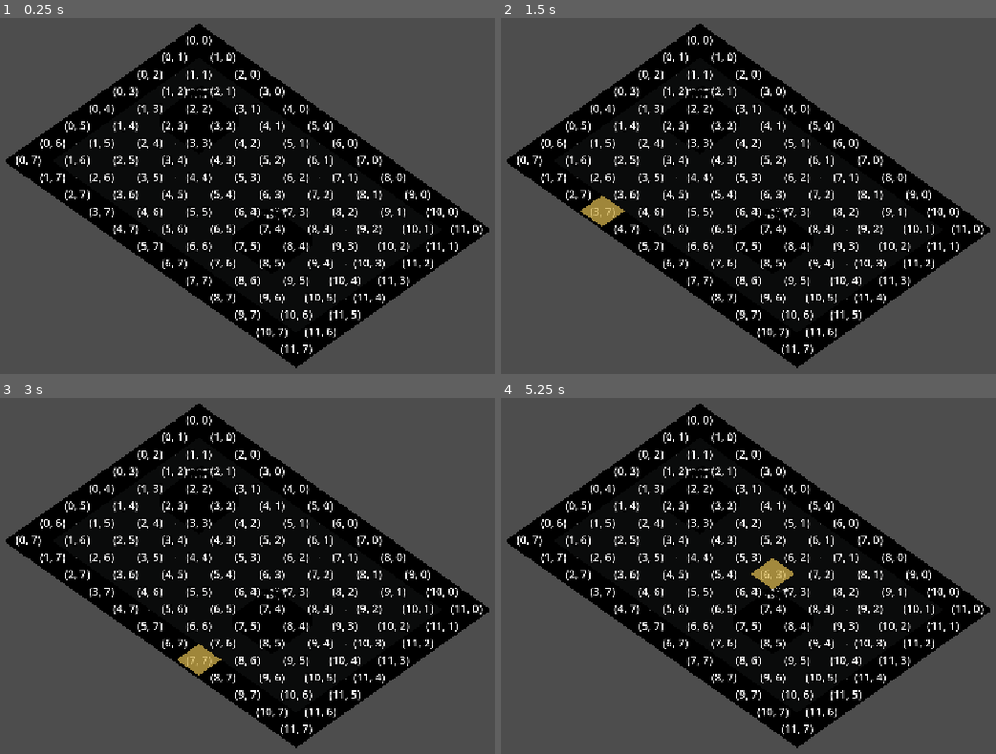
Above: before the commit, frames 1-4 (two rows, left to right).
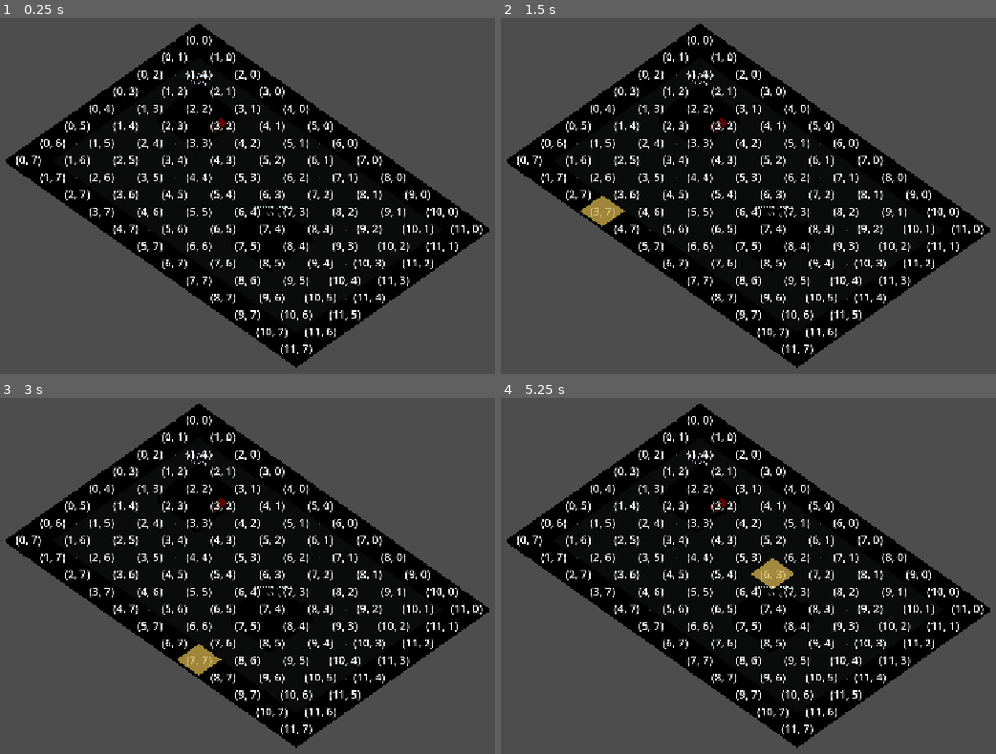
Above: after the commit, the same moments.

Repository: Ri0n72Y/automata
Game: Godot game, scene res://scenes/scene_01/scene_01_basic_packing.tscn
The game is run twice, just before and just after one commit, with the same random seed, the same clock (stepped at 60 frames per second) and the same inputs.
Inputs (mouse positions are in pixels of both pictures, inside the frame that each line leads up to):
- Up to frame 1 (0.25 s): no input
- Up to frame 2 (1.5 s): tap Enter at 0.5, 0.6 s; move the mouse to (916, 174) at 0.52 s; click (916, 174) at 0.67 s; tap Space at 1.25 s; move the mouse to (595, 217) at 1.27 s; tap R at 1.35 s; click (595, 217) at 1.42 s
- Up to frame 3 (3 s): tap Enter at 2 s; move the mouse to (321, 479) at 2.02 s; tap Q at 2.1 s; click (321, 479) at 2.17 s; tap Space at 2.75 s; move the mouse to (207, 661) at 2.77 s; tap E at 2.85 s; click (207, 661) at 2.92 s
- Up to frame 4 (5.25 s): tap Enter at 3.5, 5.1 s; move the mouse to (976, 640) at 3.52 s; tap F at 3.6 s; click (976, 640) at 3.67 s; tap Space at 4.25 s; move the mouse to (520, 511) at 4.27 s; tap G at 4.35 s; click (520, 511) at 4.42 s; move the mouse to (788, 576) at 5.02 s; click (788, 576) at 5.17 s

The runs differ from the first frame. In frame 1, 0.2% of the frame differs, in the area x 37-59%, y 15-57%; in frame 2, 0.2%; in frame 3, 0.2%; in frame 4, 0.2%.

Commit message:
[codex]refactor(vehicles): load static vehicle packed scenes

Diff:
--- a/scripts/scene_01/scene_01_vehicle_manager.gd
+++ b/scripts/scene_01/scene_01_vehicle_manager.gd
@@ -4,6 +4,8 @@
 const VehicleDefinitionScript := preload("res://scripts/vehicles/vehicle_definition.gd")
 const VehicleRuntimeStateScript := preload("res://scripts/vehicles/vehicle_runtime_state.gd")
 const VehicleActorScript := preload("res://scripts/vehicles/vehicle_actor.gd")
+const ArmVehicleScene := preload("res://scenes/scene_01/vehicles/arm_vehicle_placeholder.tscn")
+const TransportVehicleScene := preload("res://scenes/scene_01/vehicles/transport_vehicle_placeholder.tscn")
 
 const ARM_VEHICLE_ID := &"arm_vehicle"
 const TRANSPORT_VEHICLE_ID := &"transport_vehicle"
@@ -27,6 +29,8 @@
 
 
 func configure(p_controller: Node, p_cell_size: float) -> bool:
+	if _vehicles.is_empty() and _configure_static_scene_children(p_controller, p_cell_size):
+		return true
 	var preparation := prepare_vehicle_batch(p_controller, p_cell_size)
 	if preparation == null:
 		return false
@@ -118,6 +122,13 @@
 			vehicle.reset_actor()
 
 
+func sync_vehicles_from_state() -> void:
+	for vehicle_node in _vehicles:
+		var vehicle := vehicle_node as VehicleActorScript
+		if vehicle != null:
+			vehicle.sync_from_state()
+
+
 func get_vehicle_count() -> int:
 	return _vehicles.size()
 
@@ -142,6 +153,65 @@
 	preparation: VehicleBatchPreparation
 ) -> bool:
 	return preparation != null and preparation == _active_preparation
+
+
+func _configure_static_scene_children(p_controller: Node, p_cell_size: float) -> bool:
+	if p_controller == null:
+		return false
+	var arm_actor := get_node_or_null("ArmVehicle") as VehicleActorScript
+	var transport_actor := get_node_or_null("TransportVehicle") as VehicleActorScript
+	if arm_actor == null or transport_actor == null:
+		return false
+
+	var arm_definition := _create_arm_definition()
+	var transport_definition := _create_transport_definition()
+	if arm_definition == null or transport_definition == null:
+		return false
+	if not _is_start_footprint_valid(p_controller, arm_definition, arm_start_cell):
+		return false
+	if not _is_start_footprint_valid(
+		p_controller,
+		transport_definition,
+		transport_start_cell
+	):
+		return false
+
+	if not _configure_existing_actor(
+		arm_actor,
+		p_controller,
+		arm_definition,
+		arm_start_cell,
+		VehicleRuntimeStateScript.Facing.EAST,
+		p_cell_size
+	):
+		return false
+	if not _configure_existing_actor(
+		transport_actor,
+		p_controller,
+		transport_definition,
+		transport_start_cell,
+		VehicleRuntimeStateScript.Facing.WEST,
+		p_cell_size
+	):
+		return false
+
+	_vehicles = [arm_actor, transport_actor]
+	controller = p_controller
+	return true
+
+
+func _configure_existing_actor(
+	actor: VehicleActorScript,
+	p_controller: Node,
+	definition: VehicleDefinitionScript,
+	anchor_cell: Vector2i,
+	facing: int,
+	p_cell_size: float
+) -> bool:
+	var runtime_state := VehicleRuntimeStateScript.new()
+	if not runtime_state.configure(definition, anchor_cell, facing):
+		return false
+	return actor.configure(definition, runtime_state, p_controller, p_cell_size)
 
 
 func _take_prepared_batch(preparation: VehicleBatchPreparation) -> Array[Node3D]:
@@ -208,7 +278,17 @@
 	if not runtime_state.configure(definition, anchor_cell, facing):
 		return null
 
-	var actor := VehicleActorScript.new()
+	var actor_scene: PackedScene
+	match definition.assembly_id:
+		ARM_VEHICLE_ID:
+			actor_scene = ArmVehicleScene
+		TRANSPORT_VEHICLE_ID:
+			actor_scene = TransportVehicleScene
+		_:
+			return null
+	var actor := actor_scene.instantiate() as VehicleActorScript
+	if actor == null:
+		return null
 	if not actor.configure(definition, runtime_state, p_controller, p_cell_size):
 		actor.free()
 		return null
